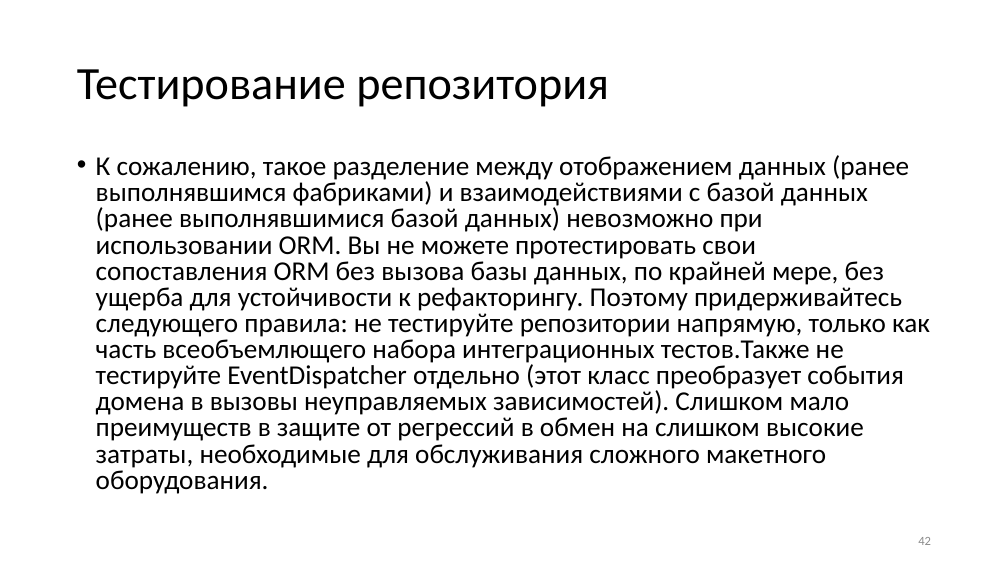
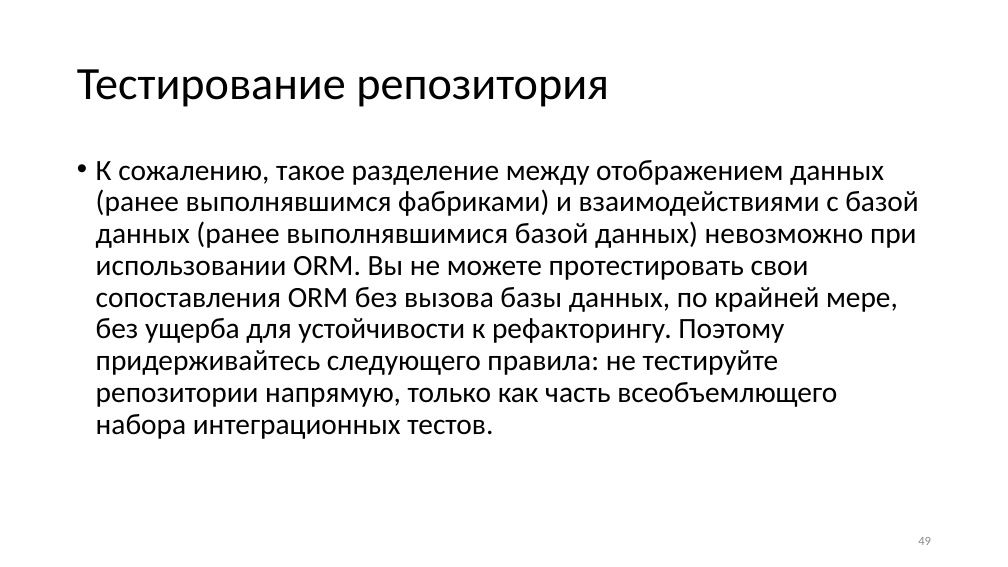
Before and after one commit to Sa1Gur/DbTest.Containers, a slide deck: slide 49 of DbaseTesting.pptx (slide 42 before the commit). Drawn at 1008x567 pixels with LibreOffice and Linux fonts; fonts in the diff are those of the drawing. Boxes give left, top, right and bottom in pixels: in the first picture for what was removed or moved away, otherwise in the second. Text is boxed around its words. In the diff, an @@ line names an element or a change of style, - is before the commit and + after.

```diff
--- a/DbaseTesting.pptx
+++ b/DbaseTesting.pptx
@@ text at [96,160,918,439]: text changed; size 25.9 to 28 pt @@
-• К сожалению, такое разделение между отображением данных (ранее выполнявшимся фабриками) и взаимодействиями с базой данных (ранее выполнявшимися базой данных) невозможно при использовании ORM. Вы не можете протестировать свои сопоставления ORM без вызова базы данных, по крайней мере, без ущерба для устойчивости к рефакторингу. Поэтому придерживайтесь следующего правила: не тестируйте репозитории напрямую, только как часть всеобъемлющего набора интеграционных тестов.Также не тестируйте EventDispatcher отдельно (этот класс преобразует события домена в вызовы неуправляемых зависимостей). Слишком мало преимуществ в защите от регрессий в обмен на слишком высокие затраты, необходимые для обслуживания сложного макетного оборудования.
+• К сожалению, такое разделение между отображением данных (ранее выполнявшимся фабриками) и взаимодействиями с базой данных (ранее выполнявшимися базой данных) невозможно при использовании ORM. Вы не можете протестировать свои сопоставления ORM без вызова базы данных, по крайней мере, без ущерба для устойчивости к рефакторингу. Поэтому придерживайтесь следующего правила: не тестируйте репозитории напрямую, только как часть всеобъемлющего набора интеграционных тестов.
@@ page number at [918,537,931,545]: text changed @@
-42
+49
```
Also in this commit, not shown: 22 other slides changed, 4 slides added, 3 slides removed.
